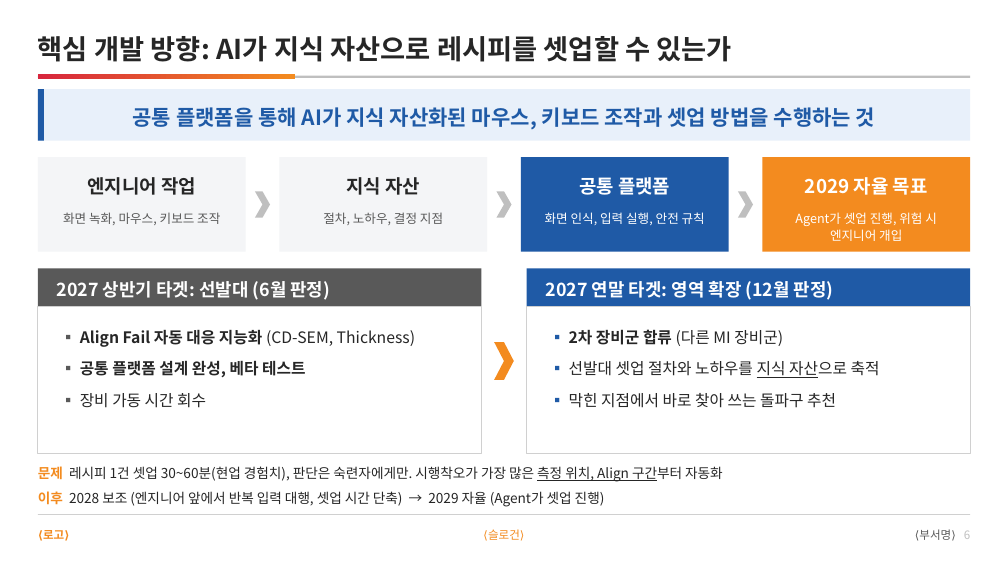
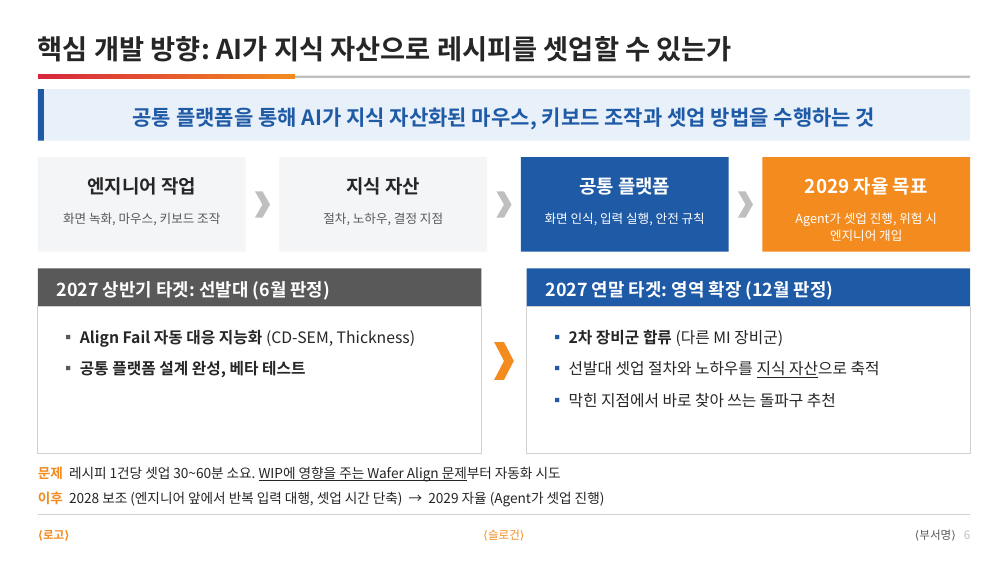
Before and after one commit to DarrenKoi/pm_notes, a slide deck: slide 6 of my-task/arc-tf/deliverables/arc-tf-proposal.pptx. Drawn at 1008x567 pixels with LibreOffice and Linux fonts; fonts in the diff are those of the drawing. Boxes give left, top, right and bottom in pixels: in the first picture for what was removed or moved away, otherwise in the second. Text is boxed around its words. In the diff, an @@ line names an element or a change of style, - is before the commit and + after.

```diff
--- a/my-task/arc-tf/deliverables/arc-tf-proposal.pptx
+++ b/my-task/arc-tf/deliverables/arc-tf-proposal.pptx
@@ text at box(80, 393, 206, 408): paragraph removed @@
-▪ 장비 가동 시간 회수
@@ text at box(38, 466, 561, 482): text changed @@
-문제 레시피 1건 셋업 30~60분(현업 경험치), 판단은 숙련자에게만. 시행착오가 가장 많은 측정 위치, Align 구간부터 자동화
+문제 레시피 1건당 셋업 30~60분 소요. WIP에 영향을 주는 Wafer Align 문제부터 자동화 시도
```
Also in this commit, not shown: 1 other slide changed, 11 other files.
